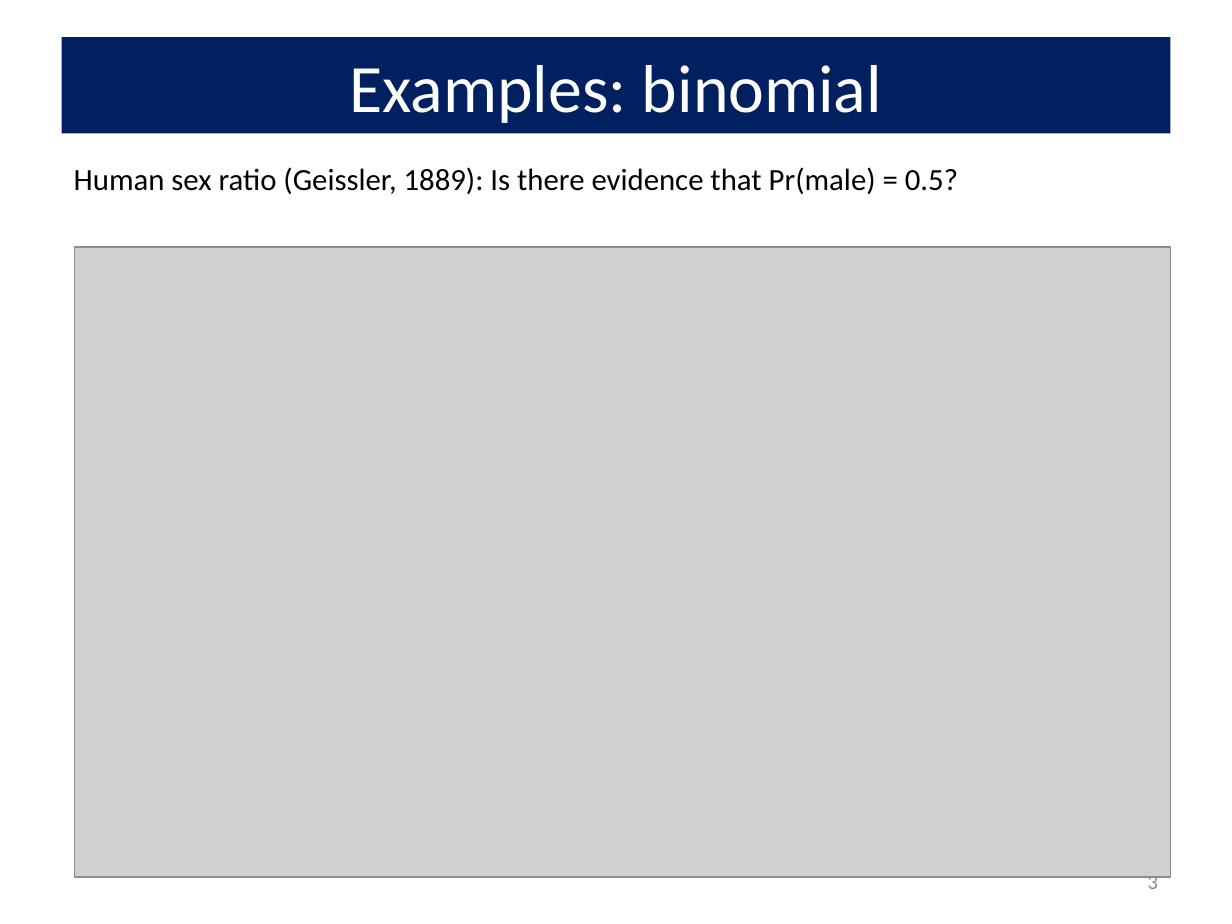
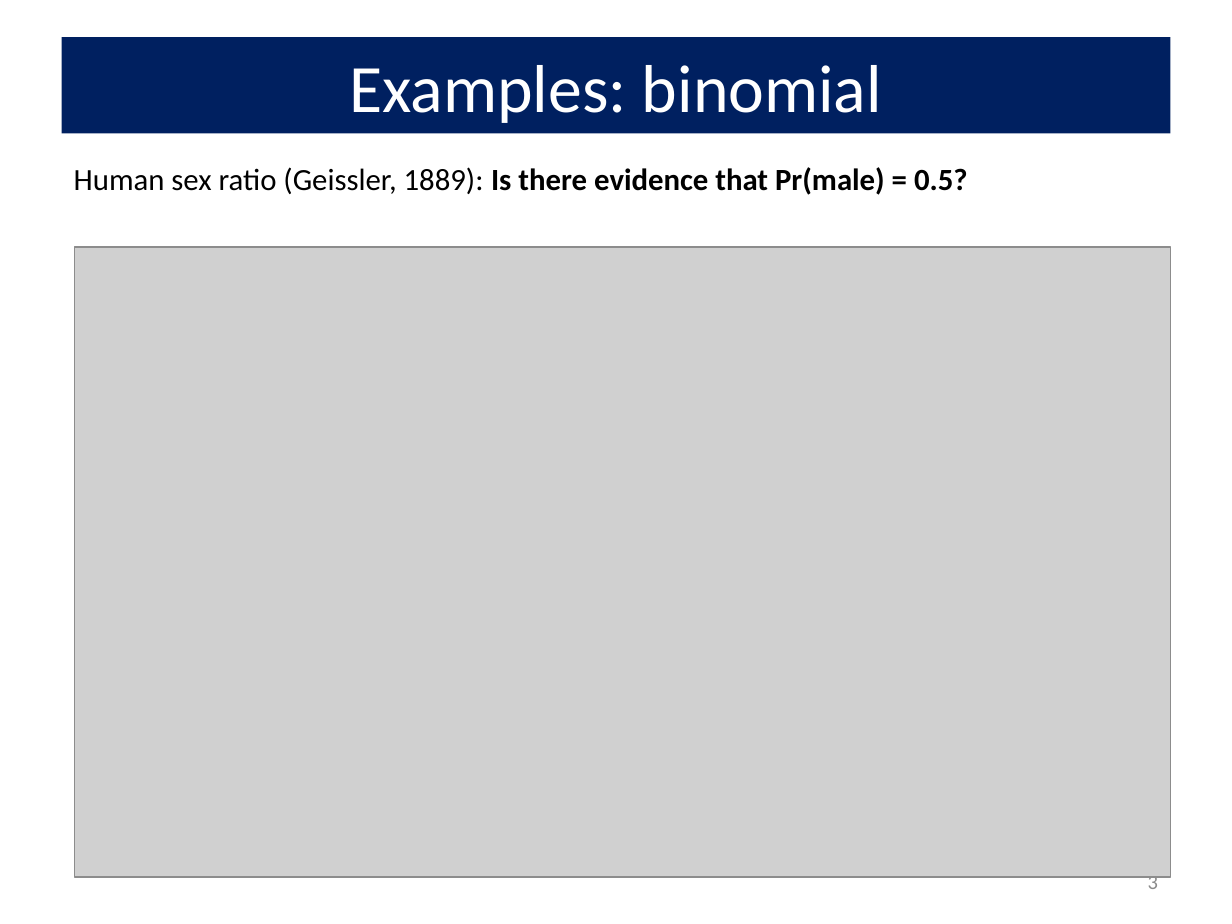
Before and after one commit to friendly/psy6136, a slide deck: slide 3 of docs/lectures/02-Discrete.pptx. Drawn at 1232x924 pixels with LibreOffice and Linux fonts; fonts in the diff are those of the drawing; grey boxes stand for pictures. Boxes give left, top, right and bottom in pixels: in the first picture for what was removed or moved away, otherwise in the second. Text is boxed around its words. In the diff, an @@ line names an element or a change of style, - is before the commit and + after.

```diff
--- a/docs/lectures/02-Discrete.pptx
+++ b/docs/lectures/02-Discrete.pptx
@@ text "Human sex ratio (Geissler, 1889): ..." at box(74, 167, 968, 195): bold on in "Is there evidence that Pr(male) = 0.5?" @@
```
Also in this commit, not shown: 5 other slides changed, 1 slide added, 21 other files.
